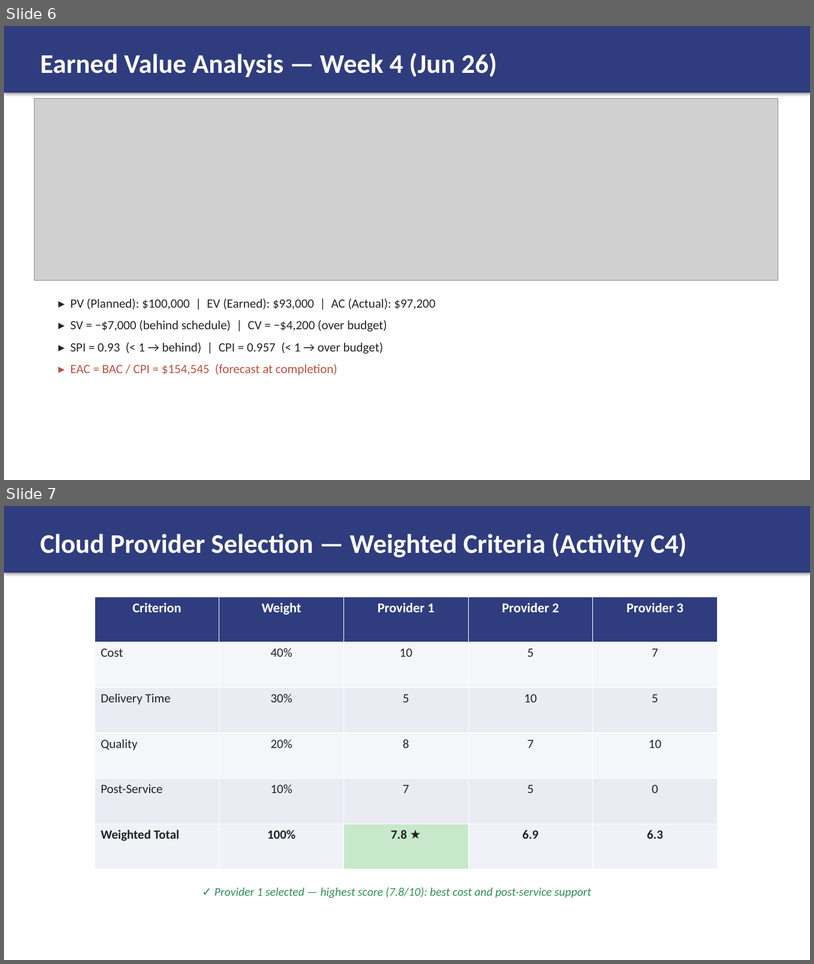
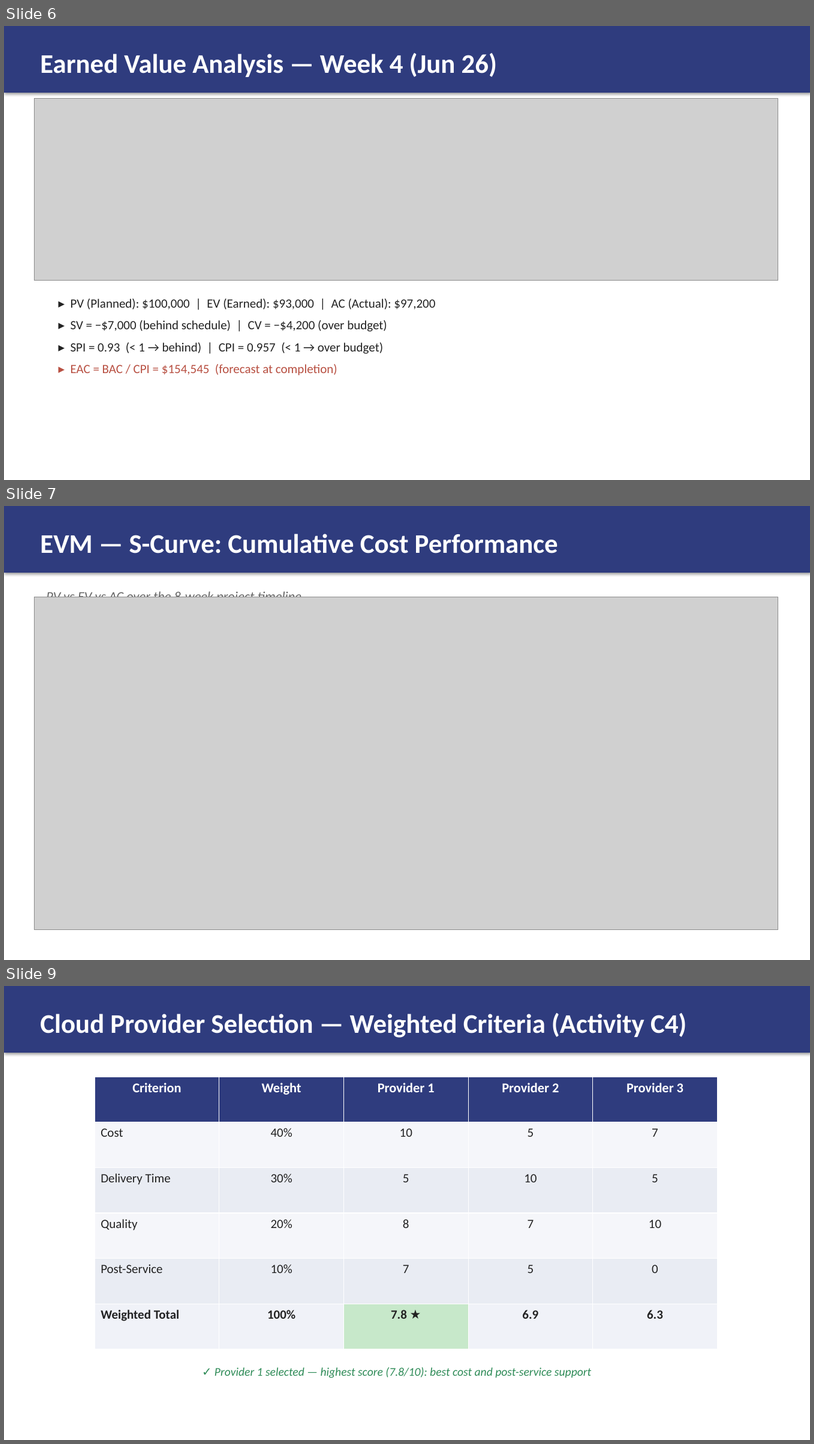
Before and after one commit to KarmasRoadmap/centro-medico-bajio, a slide deck: deliverables/03_Presentation.pptx. Shown one above the other, each under a label of ours: slides 6 and 7 before the commit, slides 6, 7 and 9 after it; the slides between them are not shown. The pictures are 814x964 and 814x1444 pixels, drawn with LibreOffice and Linux fonts; fonts in the diff are those of the drawing; grey boxes stand for pictures. Boxes give left, top, right and bottom in pixels: in the first picture for what was removed or moved away, otherwise in the second. Text is boxed around its words. In the diff, an @@ line names an element or a change of style, - is before the commit and + after.

Commit message:
Unit II deliverables v2: 26-page report, 6-page plan, 11-slide PPTX
- Expanded report from 10 to 26 pages: added Table of Contents, expanded
  Introduction, milestones tracking, deliverables with acceptance criteria,
  cost breakdown by activity, Activities & Evidence Package (C1-C10),
  Work Status table, delay analysis, 4 EVM graphs, detailed Change Control
  Form, 7 justified techniques, expanded M&C outputs, 4 minutas in Spanish,
  expanded Conclusions (4 subsections)
- Updated team member names with full names + UP student IDs:
  Jose Manuel Ortiz Medrano (UP230598), Carlos Arturo Orozco Huitron
  (UP230562), Jose Luis Sanchez Vazquez (UP230269), Marco Polo Munoz
  Najera (UP230328)
- Added EVM section to Project Plan with S-Curve and cost-by-activity graphs
- Added S-Curve and cost-by-activity slides to Presentation (11 slides)
- All rubric criteria verified: 100% coverage

```diff
--- a/deliverables/03_Presentation.pptx
+++ b/deliverables/03_Presentation.pptx
@@ slide 7 added at <box>4,506,810,960</box>, background #FFFFFF @@
@@ rectangle added at <box>4,506,810,573</box>, fill #2F3C7E, 32 pt, text #FFFFFF, bold @@
+EVM — S-Curve: Cumulative Cost Performance
@@ text added at <box>46,589,302,597</box>, 16 pt, text #666666, italic @@
+PV vs EV vs AC over the 8-week project timeline
@@ picture added at <box>34,597,779,930</box> @@
@@ what was slide 7 is now slide 9 @@
```
Also in this commit, not shown: 1 slide changed, 1 other slide added, 3 other files.
